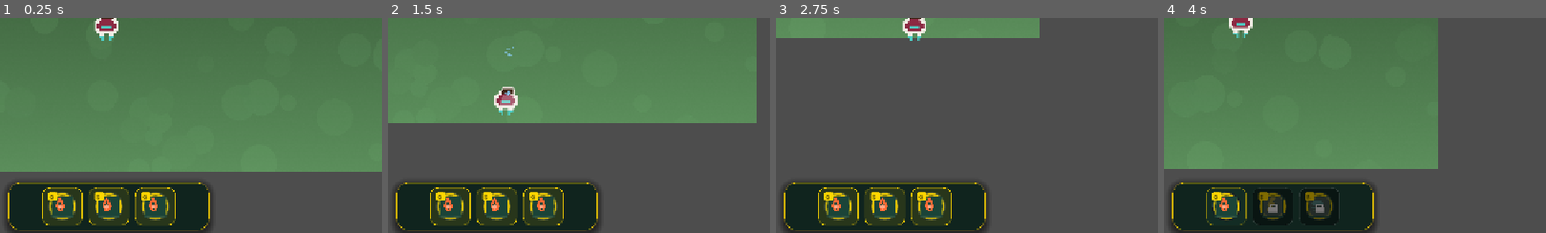
Above: before the commit, frames 1-4 (left to right).
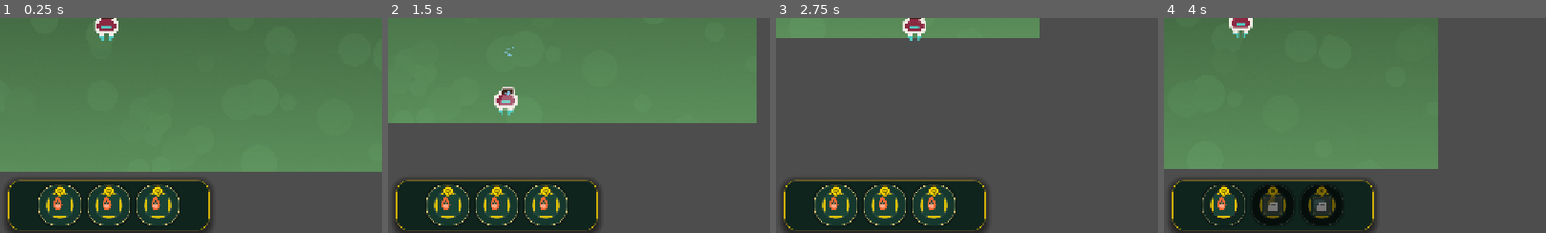
Above: after the commit, the same moments.

Repository: UnderRose520/Samsara-Ascension
Game: Godot game, scene res://scenes/rooms/run_controller.tscn
Two runs of this game, one before a commit and one after it. Both use one fixed random seed, a clock stepped at 60 frames per second and the inputs below. This scene is started directly instead of the project's main scene.
Inputs (mouse positions are % of the whole screen's width and height, from its top left):
- Up to frame 1 (0.25 s): no input
- Up to frame 2 (1.5 s): tap Enter at 0.5 s; move the mouse to (72, 45) at 0.52 s; press the mouse at (72, 45) at 0.53 s; hold D (move_right) 0.53-1.28 s; move the mouse to (30, 55) at 1.27 s; release the mouse at (30, 55) at 1.28 s; hold S (move_down) from 1.28 s (still down); tap Space (dodge) at 1.35 s
- Up to frame 3 (2.75 s): move the mouse to (60, 28) at 2.02 s; release S (move_down) at 2.03 s; hold D (move_right) from 2.03 s (still down); tap E (spell_e) at 2.1 s
- Up to frame 4 (4 s): move the mouse to (45, 70) at 2.77 s; release D (move_right) at 2.78 s; hold W (move_up) 2.78-3.53 s; tap Q (spell_q) at 2.85 s; click (45, 70) at 2.92 s; move the mouse to (80, 65) at 3.52 s; hold A (move_left) from 3.53 s (still down); tap R (spell_r) at 3.6 s
The pictures show only the part of the screen within x 36-86%, y 48-98%; the shares and areas given below are measured in that part.

The runs differ from the first frame. In frame 1, 4.1% of the frame differs, in the area x 2-55%, y 75-97%; in frame 2, 4.1%; in frame 3, 4.1%; in frame 4, 3.1%.

Commit message:
feat(ui): redesign combat HUD per design — circular skill slots + clean left panel
- Skill dock slots are now circular (56px) with cooldown rings and a small round
  gold key badge (Q/E/R), matching the design's bottom skill bar
- Left HUD panel texture stripped of baked-in gold spine/corner brackets;
  frame/spine now come from the stylebox + accent stripe (no harsh gold)
- Assets remain swappable via AssetPaths (procedural placeholders)

Co-authored-by: UnderRose520 <UnderRose520@users.noreply.github.com>

Diff:
--- a/game/ui/components/spell_slot.gd
+++ b/game/ui/components/spell_slot.gd
@@ -26,31 +26,39 @@
 	if not enabled:
 		return
 	_dock = true
-	custom_minimum_size = Vector2(52, 58)
+	custom_minimum_size = Vector2(56, 56)
 	info_box.visible = false
 	hbox.alignment = BoxContainer.ALIGNMENT_CENTER
 	add_theme_stylebox_override("panel", HudStyles.spell_dock_slot(true, true))
 	if key_label.get_parent() == info_box:
 		info_box.remove_child(key_label)
 		icon_wrap.add_child(key_label)
-		key_label.set_anchors_preset(Control.PRESET_TOP_LEFT)
-		key_label.offset_left = -2
-		key_label.offset_top = -2
-		key_label.offset_right = 14
-		key_label.offset_bottom = 12
+		# small circular gold key badge pinned to the top of the round slot
+		key_label.set_anchors_preset(Control.PRESET_CENTER_TOP)
+		key_label.offset_left = -9
+		key_label.offset_top = -11
+		key_label.offset_right = 9
+		key_label.offset_bottom = 7
 		key_label.mouse_filter = Control.MOUSE_FILTER_IGNORE
-		key_label.add_theme_font_size_override("font_size", 9)
+		key_label.horizontal_alignment = HORIZONTAL_ALIGNMENT_CENTER
+		key_label.vertical_alignment = VERTICAL_ALIGNMENT_CENTER
+		key_label.add_theme_font_size_override("font_size", 10)
 		key_label.add_theme_color_override("font_color", UiTokens.BG_DEEP)
 		var key_bg := StyleBoxFlat.new()
 		key_bg.bg_color = UiTokens.ACCENT_GOLD
-		key_bg.corner_radius_top_left = 4
-		key_bg.corner_radius_top_right = 4
-		key_bg.corner_radius_bottom_left = 4
-		key_bg.corner_radius_bottom_right = 4
-		key_bg.content_margin_left = 3
-		key_bg.content_margin_top = 1
-		key_bg.content_margin_right = 3
-		key_bg.content_margin_bottom = 1
+		key_bg.corner_radius_top_left = 9
+		key_bg.corner_radius_top_right = 9
+		key_bg.corner_radius_bottom_left = 9
+		key_bg.corner_radius_bottom_right = 9
+		key_bg.border_width_left = 1
+		key_bg.border_width_top = 1
+		key_bg.border_width_right = 1
+		key_bg.border_width_bottom = 1
+		key_bg.border_color = Color(0.35, 0.28, 0.08, 0.8)
+		key_bg.content_margin_left = 2
+		key_bg.content_margin_top = 0
+		key_bg.content_margin_right = 2
+		key_bg.content_margin_bottom = 0
 		key_label.add_theme_stylebox_override("normal", key_bg)
 	icon_wrap.custom_minimum_size = Vector2(44, 44)
 
--- a/game/ui/hud_styles.gd
+++ b/game/ui/hud_styles.gd
@@ -111,28 +111,31 @@
 
 
 static func spell_dock_slot(ready: bool, unlocked: bool) -> StyleBoxFlat:
+	# Circular jade slot (corner_radius == half size) with a soft inner shadow.
 	var sb := StyleBoxFlat.new()
 	if not unlocked:
-		sb.bg_color = Color(0.047, 0.106, 0.09, 0.68)
-		sb.border_color = Color(0.45, 0.55, 0.5, 0.35)
+		sb.bg_color = Color(0.043, 0.098, 0.082, 0.85)
+		sb.border_color = Color(0.4, 0.5, 0.46, 0.3)
 	elif ready:
-		sb.bg_color = Color(1, 0.843, 0, 0.1)
-		sb.border_color = Color(1, 0.843, 0, 0.5)
+		sb.bg_color = Color(0.086, 0.224, 0.184, 0.95)
+		sb.border_color = Color(0.95, 0.84, 0.5, 0.55)
 	else:
-		sb.bg_color = Color(0.078, 0.18, 0.149, 0.8)
-		sb.border_color = Color(1, 0.843, 0, 0.18)
+		sb.bg_color = Color(0.063, 0.149, 0.122, 0.92)
+		sb.border_color = Color(0.85, 0.78, 0.55, 0.25)
 	sb.border_width_left = 1
 	sb.border_width_top = 1
 	sb.border_width_right = 1
 	sb.border_width_bottom = 1
-	sb.corner_radius_top_left = 12
-	sb.corner_radius_top_right = 12
-	sb.corner_radius_bottom_left = 12
-	sb.corner_radius_bottom_right = 12
-	sb.content_margin_left = 4
-	sb.content_margin_top = 4
-	sb.content_margin_right = 4
-	sb.content_margin_bottom = 4
+	sb.corner_radius_top_left = 28
+	sb.corner_radius_top_right = 28
+	sb.corner_radius_bottom_left = 28
+	sb.corner_radius_bottom_right = 28
+	sb.shadow_color = Color(0, 0, 0, 0.35)
+	sb.shadow_size = 4
+	sb.content_margin_left = 6
+	sb.content_margin_top = 6
+	sb.content_margin_right = 6
+	sb.content_margin_bottom = 6
 	return sb
 
 
Binary file changed: game/assets/ui/hud_panel_bg_320x448.png
Not shown, changed: game/tools/generate_2d_sprites.py
